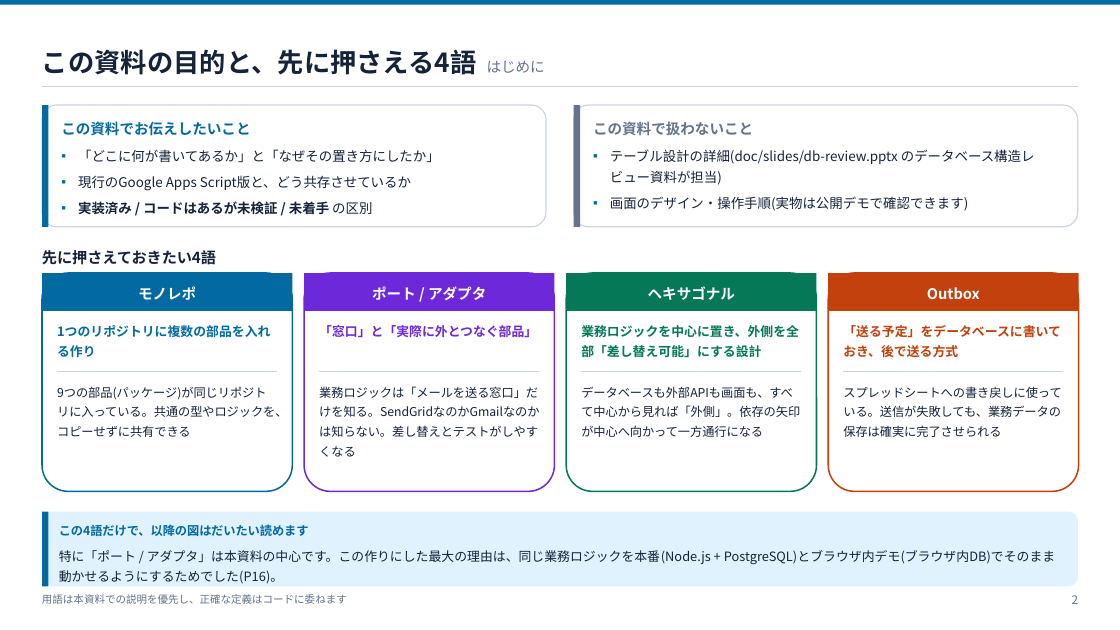
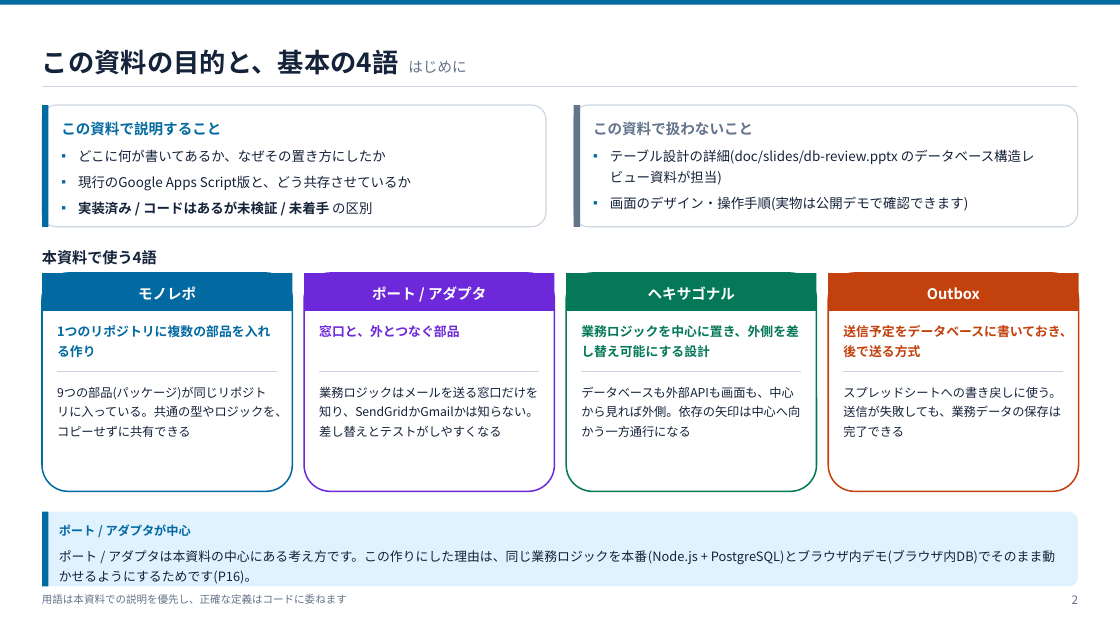
Before and after one commit to ohru131/katahimo-app, a slide deck: slide 2 of doc/slides/architecture.pptx. Drawn at 1120x630 pixels with LibreOffice and Linux fonts; fonts in the diff are those of the drawing. Boxes give left, top, right and bottom in pixels: in the first picture for what was removed or moved away, otherwise in the second. Text is boxed around its words. In the diff, an @@ line names an element or a change of style, - is before the commit and + after.

Commit message:
スライドの文言を、誇張や演出のない自然な日本語に直す (#23)
doc/slides の3資料(architecture / db-review / db-for-business)を生成する
scripts/slides/*.py の文字列を見直し、強調語・自己言及・標語・擬人化・
強調目的の「」を取り除いた。内容・数値・参照ラベルは不変。pptx を再生成し、
枚数(21 / 30 / 54)が変わらないことを確認。

```diff
--- a/doc/slides/architecture.pptx
+++ b/doc/slides/architecture.pptx
@@ text at bbox=[42, 49, 466, 75]: text changed @@
-この資料の目的と、先に押さえる4語 はじめに
+この資料の目的と、基本の4語 はじめに
@@ text at bbox=[61, 121, 221, 136]: text changed @@
-この資料でお伝えしたいこと
+この資料で説明すること
@@ text at bbox=[78, 149, 386, 162]: text changed @@
-▪ 「どこに何が書いてあるか」と「なぜその置き方にしたか」
+▪ どこに何が書いてあるか、なぜその置き方にしたか
@@ text at bbox=[42, 250, 157, 265]: text changed @@
-先に押さえておきたい4語
+本資料で使う4語
@@ text at bbox=[319, 325, 459, 337]: text changed @@
-「窓口」と「実際に外とつなぐ部品」
+窓口と、外とつなぐ部品
@@ text at bbox=[581, 325, 799, 357]: text changed @@
-業務ロジックを中心に置き、外側を全部「差し替え可能」にする設計
+業務ロジックを中心に置き、外側を差し替え可能にする設計
@@ text at bbox=[843, 325, 1072, 357]: text changed @@
-「送る予定」をデータベースに書いておき、後で送る方式
+送信予定をデータベースに書いておき、後で送る方式
@@ text at bbox=[319, 386, 538, 437]: text changed @@
-業務ロジックは「メールを送る窓口」だけを知る。SendGridなのかGmailなのかは知らない。差し替えとテストがしやすくなる
+業務ロジックはメールを送る窓口だけを知り、SendGridかGmailかは知らない。差し替えとテストがしやすくなる
@@ text at bbox=[581, 386, 800, 437]: text changed @@
-データベースも外部APIも画面も、すべて中心から見れば「外側」。依存の矢印が中心へ向かって一方通行になる
+データベースも外部APIも画面も、中心から見れば外側。依存の矢印は中心へ向かう一方通行になる
@@ text at bbox=[843, 386, 1061, 437]: text changed @@
-スプレッドシートへの書き戻しに使っている。送信が失敗しても、業務データの保存は確実に完了させられる
+スプレッドシートへの書き戻しに使う。送信が失敗しても、業務データの保存は完了できる
@@ text at bbox=[59, 524, 191, 536]: text changed @@
-この4語だけで、以降の図はだいたい読めます
+ポート / アダプタが中心
@@ text at bbox=[59, 550, 1055, 584]: text changed @@
-特に「ポート / アダプタ」は本資料の中心です。この作りにした最大の理由は、同じ業務ロジックを本番(Node.js + PostgreSQL)とブラウザ内デモ(ブラウザ内DB)でそのまま動かせるようにするためでした(P16)。
+ポート / アダプタは本資料の中心にある考え方です。この作りにした理由は、同じ業務ロジックを本番(Node.js + PostgreSQL)とブラウザ内デモ(ブラウザ内DB)でそのまま動かせるようにするためです(P16)。
```
Also in this commit, not shown: 18 other slides changed, 6 other files.
